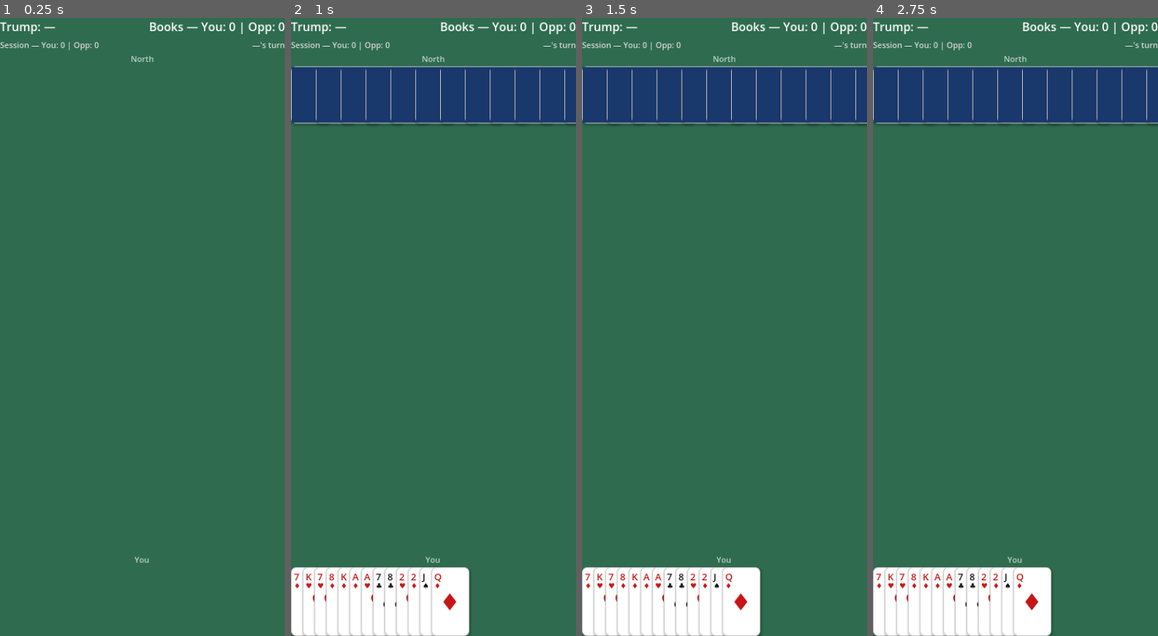
Above: before the commit, frames 1-4 (left to right).
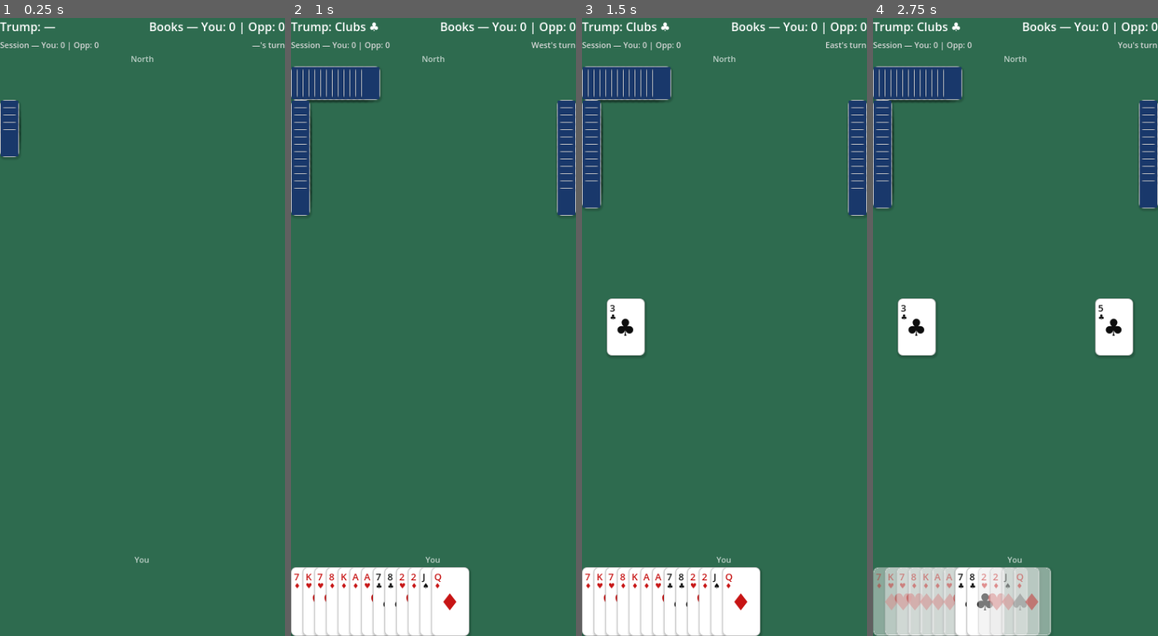
Above: after the commit, the same moments.

Repository: randyramsaywack/trump-mobile-card-game
Game: Godot game, scene res://scenes/game_table.tscn
The game is run twice, just before and just after one commit, with the same random seed, the same clock (stepped at 60 frames per second) and the same inputs. The project has no main scene, so this scene is started directly.
Inputs (mouse positions are in pixels of both pictures, inside the frame that each line leads up to):
- Up to frame 1 (0.25 s): no input
- Up to frame 2 (1 s): tap Enter at 0.5 s; move the mouse to (496, 296) at 0.52 s; click (496, 296) at 0.67 s
- Up to frame 3 (1.5 s): tap Space at 1.25 s; move the mouse to (601, 92) at 1.27 s; click (601, 92) at 1.42 s
- Up to frame 4 (2.75 s): tap Enter at 2 s; move the mouse to (915, 92) at 2.02 s; click (915, 92) at 2.17 s

The runs differ from the first frame. In frame 1, 0.6% of the frame differs, in the area x 0-8%, y 13-23%; in frame 2, 10%; in frame 3, 11%; in frame 4, 17%, in the area x 0-100%, y 0-100%.
Error before the commit: Attempt to call function 'get_children' in base 'null instance' on a null instance. (res://scripts/ui/game_table_ui.gd:156)

Commit message:
feat: update game_table_ui for new layout — compass tricks, fan hands, 2-row HUD
Co-Authored-By: Claude Sonnet 4.6 <noreply@anthropic.com>

Diff:
--- a/scripts/ui/game_table_ui.gd
+++ b/scripts/ui/game_table_ui.gd
@@ -2,13 +2,14 @@
 
 @onready var bottom_hand: HBoxContainer = $BottomHand
 @onready var top_hand: HBoxContainer = $TopHand
-@onready var left_hand: VBoxContainer = $LeftHand
-@onready var right_hand: VBoxContainer = $RightHand
-@onready var trick_area: HBoxContainer = $TrickArea
-@onready var trump_label: Label = $HUD/TrumpLabel
-@onready var books_label: Label = $HUD/BooksLabel
-@onready var session_label: Label = $HUD/SessionLabel
-@onready var turn_label: Label = $HUD/TurnLabel
+@onready var left_hand: VBoxContainer = $MidRow/LeftHand
+@onready var right_hand: VBoxContainer = $MidRow/RightHand
+@onready var trick_area: Control = $MidRow/TrickArea
+@onready var trump_label: Label = $HUD/HUDRow1/TrumpLabel
+@onready var books_label: Label = $HUD/HUDRow1/BooksLabel
+@onready var session_label: Label = $HUD/HUDRow2/SessionLabel
+@onready var turn_label: Label = $HUD/HUDRow2/TurnLabel
+@onready var timer_label: Label = $HUD/HUDRow2/TimerLabel
 
 const CardScene := preload("res://scenes/card.tscn")
 const TrumpSelectorScene := preload("res://scenes/ui/trump_selector.tscn")
@@ -20,6 +21,7 @@
 var _win_screen_overlay: Control = null
 
 func _ready() -> void:
+	timer_label.visible = false
 	_connect_signals()
 	_trump_selector_overlay = TrumpSelectorScene.instantiate()
 	_trump_selector_overlay.visible = false
@@ -48,6 +50,14 @@
 		3: return right_hand
 	return null
 
+func _get_trick_slot(seat: int) -> Control:
+	match seat:
+		0: return trick_area.get_node("SouthSlot")
+		1: return trick_area.get_node("NorthSlot")
+		2: return trick_area.get_node("WestSlot")
+		3: return trick_area.get_node("EastSlot")
+	return null
+
 func _on_hand_dealt(seat: int, cards: Array) -> void:
 	var container := _get_hand_container(seat)
 	if container == null:
@@ -55,13 +65,16 @@
 	var face_up := (seat == 0)
 	for card in cards:
 		var card_node := CardScene.instantiate() as PanelContainer
+		if seat != 0:
+			card_node.custom_minimum_size = Vector2(26, 38)
 		card_node.call("setup", card, face_up)
 		if face_up:
 			card_node.connect("card_tapped", _on_card_tapped)
 		container.add_child(card_node)
+		if face_up:
+			card_node.z_index = container.get_child_count()
 
 func _on_trump_selection_needed(seat: int, initial_cards: Array) -> void:
-	# Only show the human trump selection UI when the human player (seat 0) is selecting
 	if seat == 0 and _trump_selector_overlay != null:
 		_trump_selector_overlay.call("show_for_human", initial_cards)
 		_trump_selector_overlay.visible = true
@@ -123,25 +136,27 @@
 		child.call("set_selected", false)
 
 func _on_card_played(seat: int, card: Card) -> void:
-	# Remove card node from the hand container
 	var container := _get_hand_container(seat)
 	if container != null:
 		for child in container.get_children():
 			if child.get("card_data") == card:
 				child.queue_free()
 				break
-	# Add card to trick area
-	var trick_card := CardScene.instantiate() as PanelContainer
-	trick_card.call("setup", card, true)
-	trick_area.add_child(trick_card)
+	var slot := _get_trick_slot(seat)
+	if slot != null:
+		var trick_card := CardScene.instantiate() as PanelContainer
+		trick_card.call("setup", card, true)
+		slot.add_child(trick_card)
 
 func _on_trick_completed(winner_seat: int, books: Array) -> void:
 	books_label.text = "Books — You: %d | Opp: %d" % [books[0], books[1]]
-	# Clear trick area after short delay (0.3s < AI minimum delay of 0.5s)
 	get_tree().create_timer(0.3).timeout.connect(func():
 		if is_instance_valid(trick_area):
-			for child in trick_area.get_children():
-				child.queue_free()
+			for slot_name in ["NorthSlot", "WestSlot", "EastSlot", "SouthSlot"]:
+				var slot := trick_area.get_node_or_null(slot_name)
+				if slot != null:
+					for child in slot.get_children():
+						child.queue_free()
 	)
 
 func _on_round_ended(winning_team: int) -> void:
@@ -152,9 +167,14 @@
 		_win_screen_overlay.visible = true
 
 func _clear_table() -> void:
-	for container in [bottom_hand, top_hand, left_hand, right_hand, trick_area]:
+	for container in [bottom_hand, top_hand, left_hand, right_hand]:
 		for child in container.get_children():
 			child.queue_free()
+	for slot_name in ["NorthSlot", "WestSlot", "EastSlot", "SouthSlot"]:
+		var slot := trick_area.get_node_or_null(slot_name)
+		if slot != null:
+			for child in slot.get_children():
+				child.queue_free()
 	_selected_card = null
 	_current_valid_cards.clear()
 	trump_label.text = "Trump: —"
